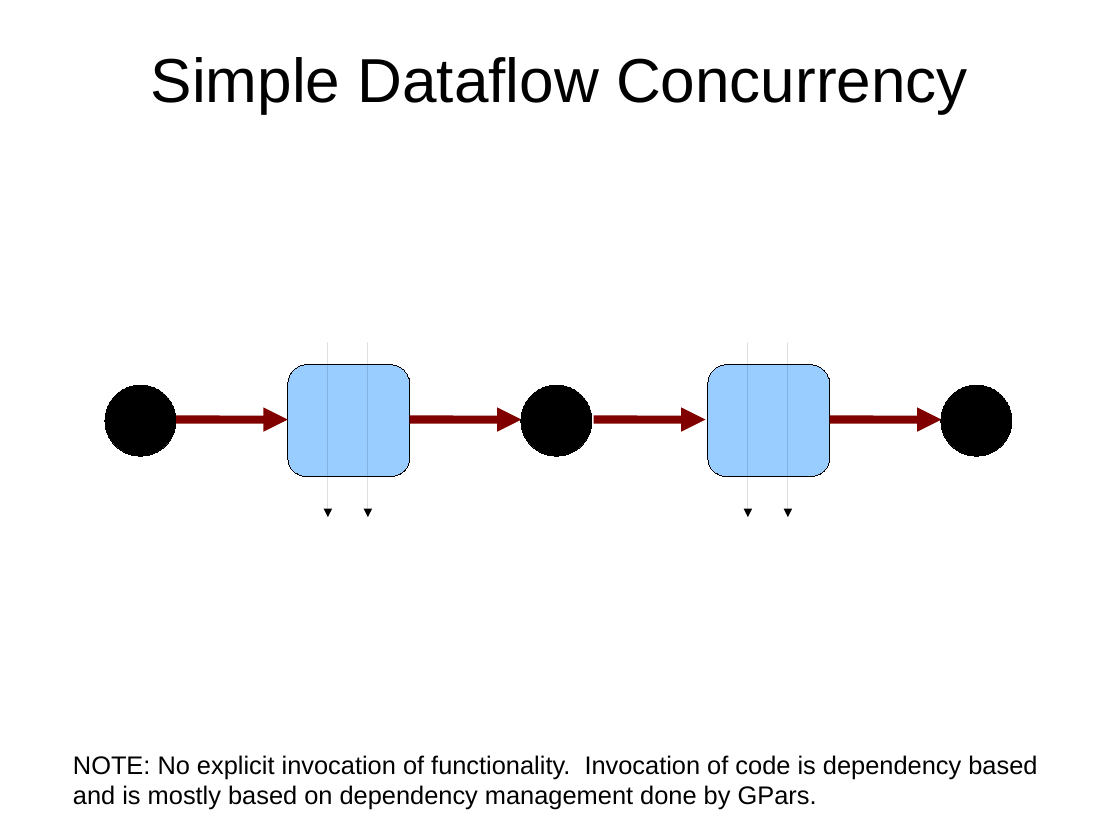
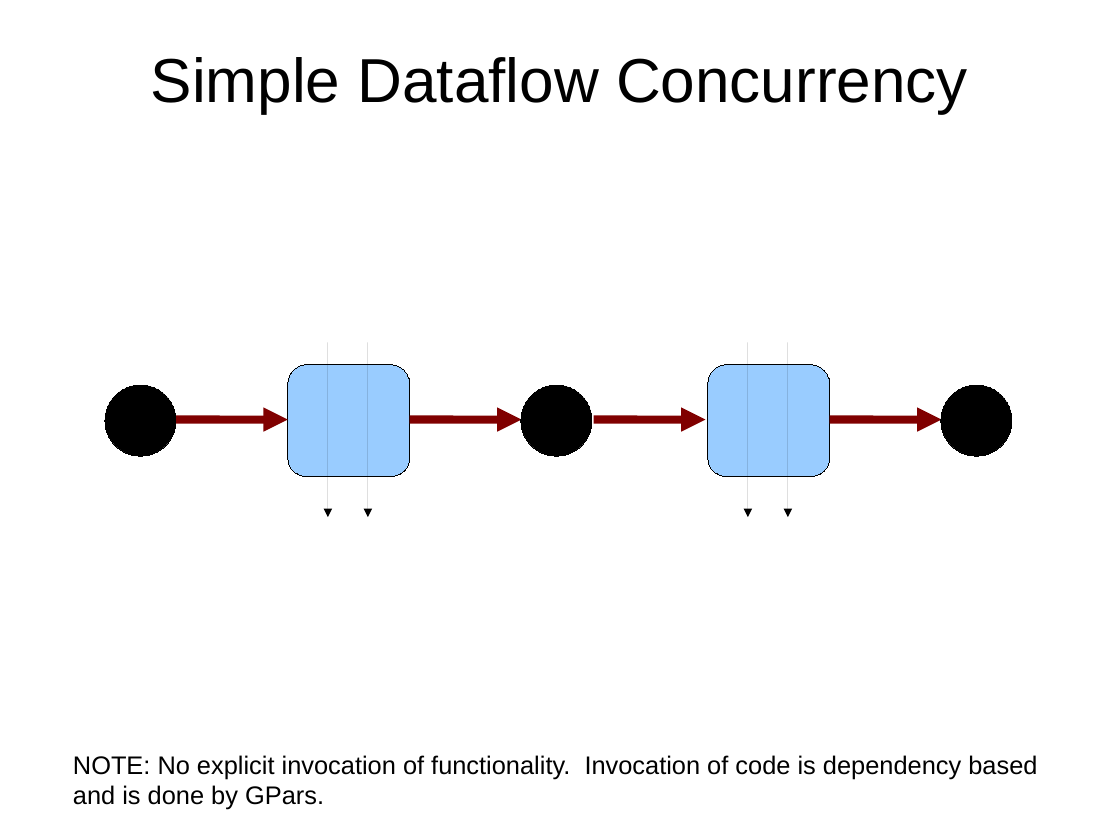
Before and after one commit to dwclark/GroovyThreading, a slide deck: slide 7 of presentation/gpars.odp. Drawn at 1120x840 pixels with LibreOffice and Linux fonts; fonts in the diff are those of the drawing. Boxes give left, top, right and bottom in pixels: in the first picture for what was removed or moved away, otherwise in the second. Text is boxed around its words. In the diff, an @@ line names an element or a change of style, - is before the commit and + after.

```diff
--- a/presentation/gpars.odp
+++ b/presentation/gpars.odp
@@ text at (73, 755, 1037, 810): text changed @@
-NOTE: No explicit invocation of functionality. Invocation of code is dependency based and is mostly based on dependency management done by GPars.
+NOTE: No explicit invocation of functionality. Invocation of code is dependency based and is done by GPars.
```
Also in this commit, not shown: 3 other slides changed, 3 other files.
